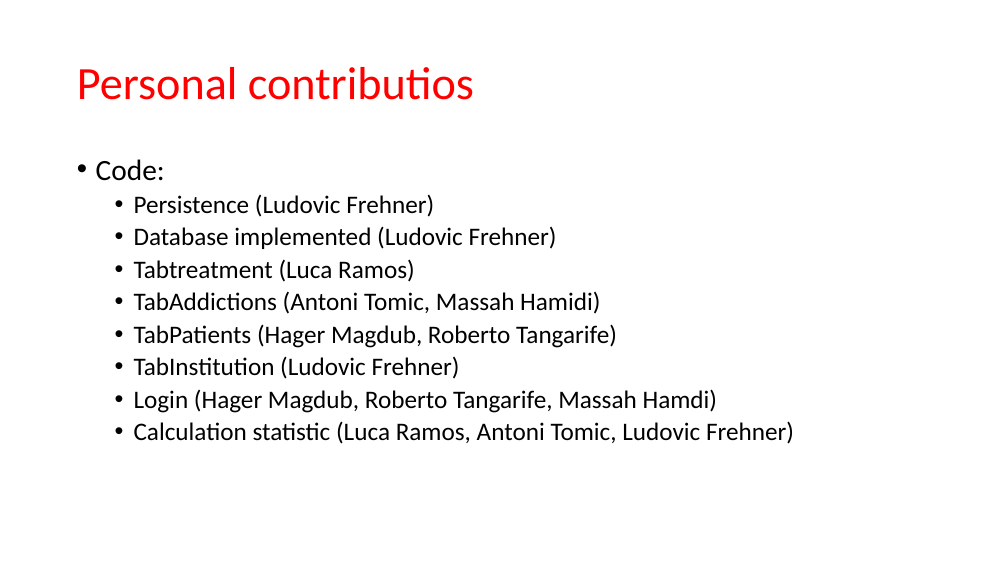
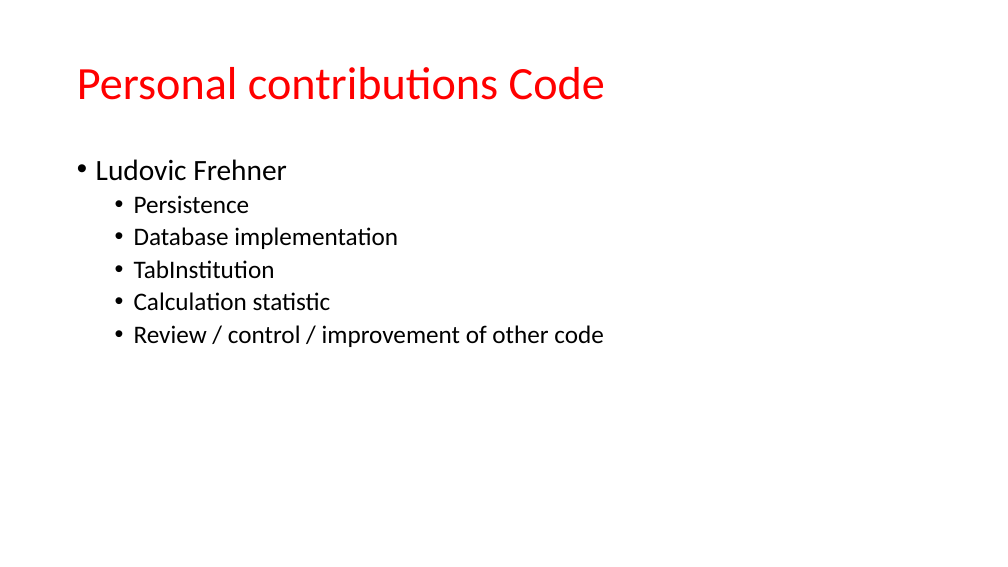
Before and after one commit to tomia1/ch.bfh.btx8081.w2016.red, a slide deck: slide 3 of doc/task14/final presentation.pptx. Drawn at 1008x567 pixels with LibreOffice and Linux fonts; fonts in the diff are those of the drawing. Boxes give left, top, right and bottom in pixels: in the first picture for what was removed or moved away, otherwise in the second. Text is boxed around its words. In the diff, an @@ line names an element or a change of style, - is before the commit and + after.

```diff
--- a/doc/task14/final presentation.pptx
+++ b/doc/task14/final presentation.pptx
@@ title at [77, 67, 605, 100]: text changed @@
-Personal contributios
+Personal contributions Code
@@ text at [96, 159, 604, 347]: text changed @@
-• Code:
-  • Persistence (Ludovic Frehner)
-  • Database implemented (Ludovic Frehner)
-  • Tabtreatment (Luca Ramos)
-  • TabAddictions (Antoni Tomic, Massah Hamidi)
-  • TabPatients (Hager Magdub, Roberto Tangarife)
-  • TabInstitution (Ludovic Frehner)
-  • Login (Hager Magdub, Roberto Tangarife, Massah Hamdi)
-  • Calculation statistic (Luca Ramos, Antoni Tomic, Ludovic Frehner)
+• Ludovic Frehner
+  • Persistence
+  • Database implementation
+  • TabInstitution
+  • Calculation statistic
+  • Review / control / improvement of other code
```
Also in this commit, not shown: 3 other slides changed, 5 slides added, 1 slide removed.
